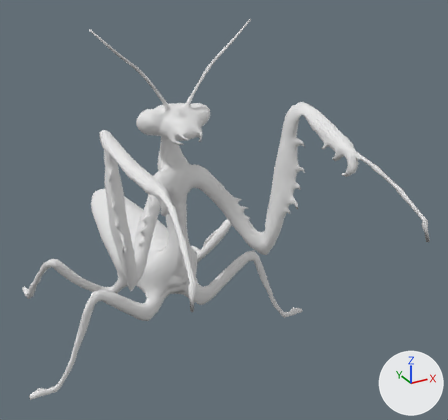
A saved change to the Blender file ASSETS/CHARACTERS/MANTIS/PREYING MANTIS .blend.
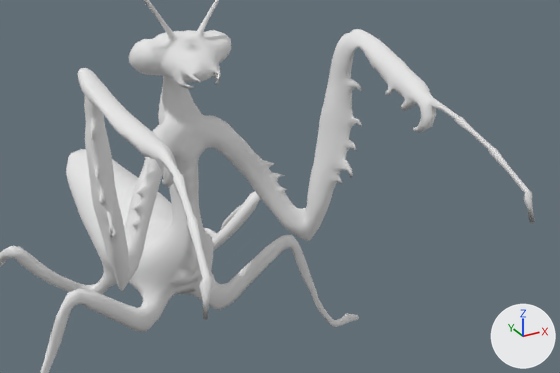
There are two pictures of each version: one whole from a 50 mm lens placed at (-4.85, -11.38, 6.06), pointed at (0.9, -0.92, 0.83), one close up on the part from 10% to 100% of the width and 19% to 84% of the height. The lights are fixed; the arrows at lower right show +X, +Y and +Z.

Names of what the first close-up shows: 'Mantis'.
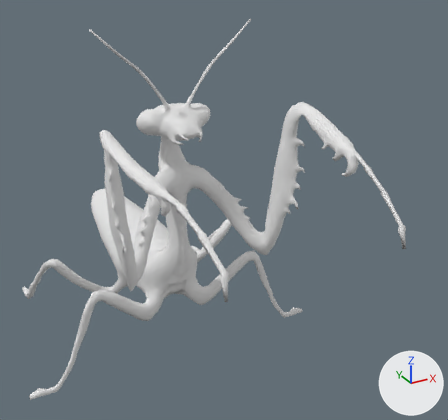
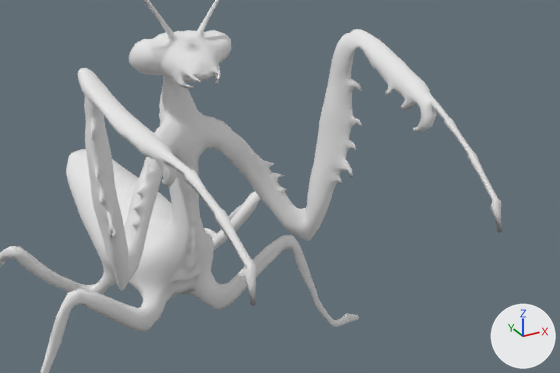
The newer file is also turned or shifted as a whole; pictures and numbers use the older file's frame.

What differs and where, as boxes [x1, y1, x2, y2] in the close-ups (560 x 373 px; the box of a moved part takes in the faces that stretch with it):
'Mantis', reshaped, modifiers changed: before [0, 0, 535, 373]; after [0, 0, 502, 373]
part 1 of me_mantis, built on: before [78, 31, 241, 310]; after [78, 0, 502, 327]
part 2 of me_mantis, moved or reshaped: before [158, 98, 535, 319]; after [158, 149, 257, 306]

The change, as a list of edits to the scene's bpy script:
```text
Change me_mantis:
    used by ob_mantis; location = (0.0, 0.0, 0.0); rotation_euler = (1.571, 0.0, 0.0), in degrees (90, 0, 0)
    remove me_mantis.from_pydata(...)  # 3629 vertices, 4325 faces, 2 loose edges; spans x -3.44..0.0, y -2.76..4.63, z -4.68..5.42
    add me_mantis.from_pydata(...)  # 7080 vertices, 8650 faces, 2 loose edges; spans x -3.44..3.44, y -2.76..4.63, z -4.66..5.42
    me_mantis part 1: 211 vertices moved from x -0.68..0.0, y -1.87..3.1, z -4.66..1.29 to x -0.67..0.0, y -1.86..3.1, z -4.65..1.29; 11 vertices removed from x 0.0, y -0.52..2.96, z -4.68..1.16; 3462 vertices added at x 0.0..3.44, y -2.76..4.63, z -4.66..5.42
    me_mantis part 2: 66 vertices moved from x -2.04..-1.71, y 1.77..2.8, z 4.07..5.42 to x -1.74..-1.45, y 1.77..2.8, z 4.04..5.42; 1 vertex removed from x -1.66, y 2.41, z 3.69; 1 vertex added at x -1.66, y 2.41, z 3.7
Change ob_mantis:
    remove _m = ob_mantis.modifiers.new('Mirror', 'MIRROR')
    remove _m.use_clip = True
```
